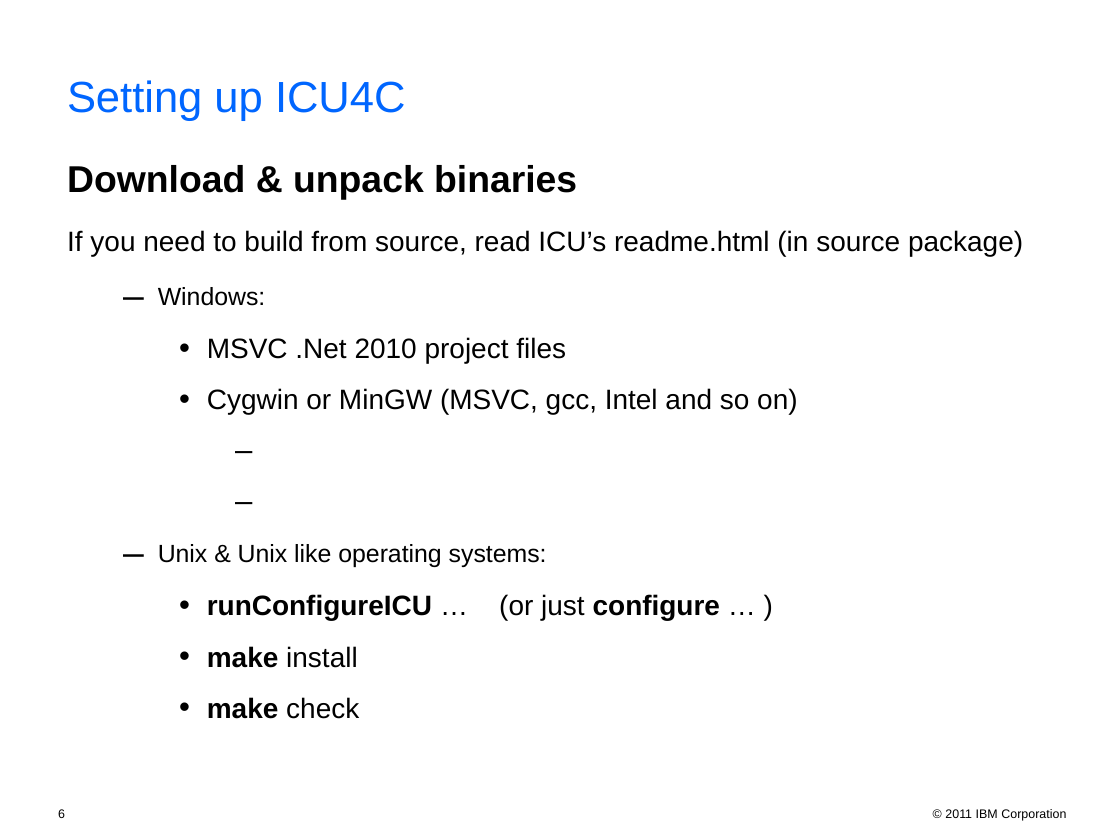
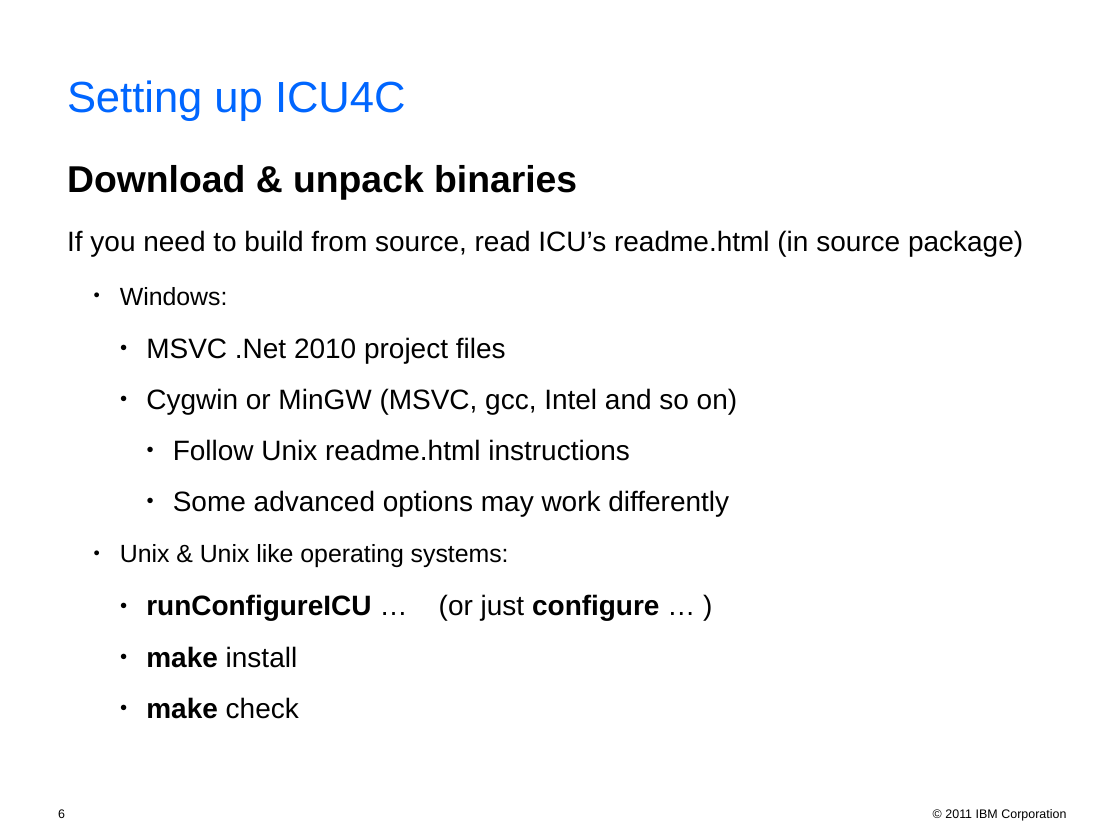
Before and after one commit to unicode-org/icu-docs, a slide deck: slide 6 of docs/pres/icu_workshop.ppt. Drawn at 1120x840 pixels with LibreOffice and Linux fonts; fonts in the diff are those of the drawing; background and template pictures are left out. Boxes give left, top, right and bottom in pixels: in the first picture for what was removed or moved away, otherwise in the second. Text is boxed around its words. In the diff, an @@ line names an element or a change of style, - is before the commit and + after.

```diff
--- a/docs/pres/icu_workshop.ppt
+++ b/docs/pres/icu_workshop.ppt
@@ text at bbox=[120, 287, 737, 719]: text colour #FFFFFF to #000000 in "Follow Unix readme.html instructions", "Some advanced options may work differently"; bullet – to ●; bullet • to ● @@
```
Also in this commit, not shown: 12 other slides changed, 2 other files.
